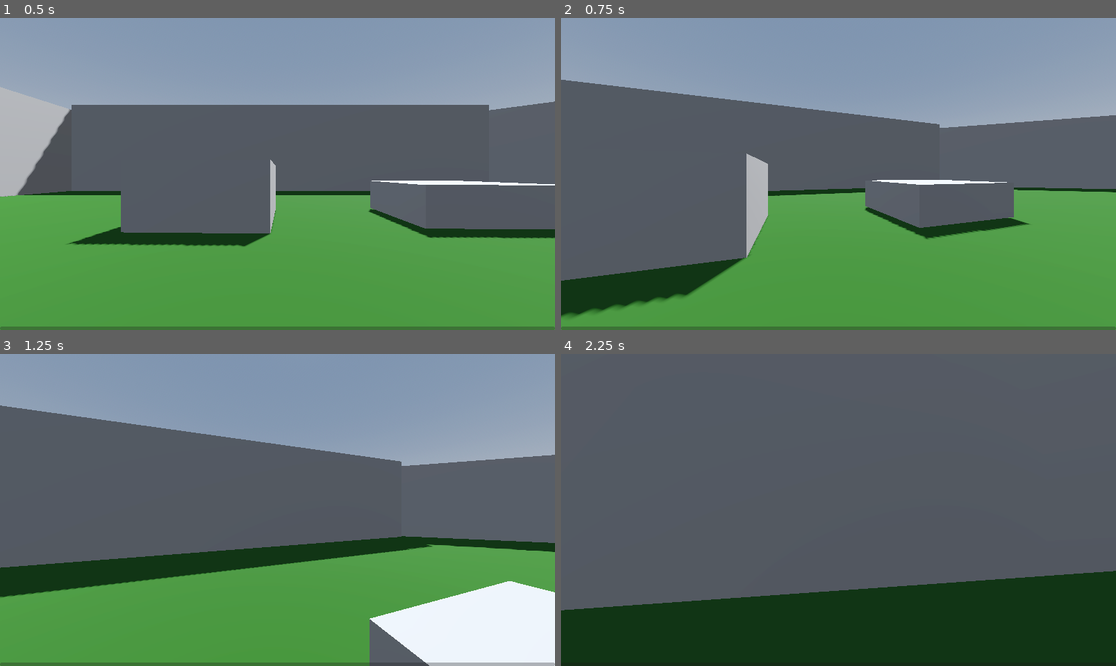
Above: before the commit, frames 1-4 (two rows, left to right).
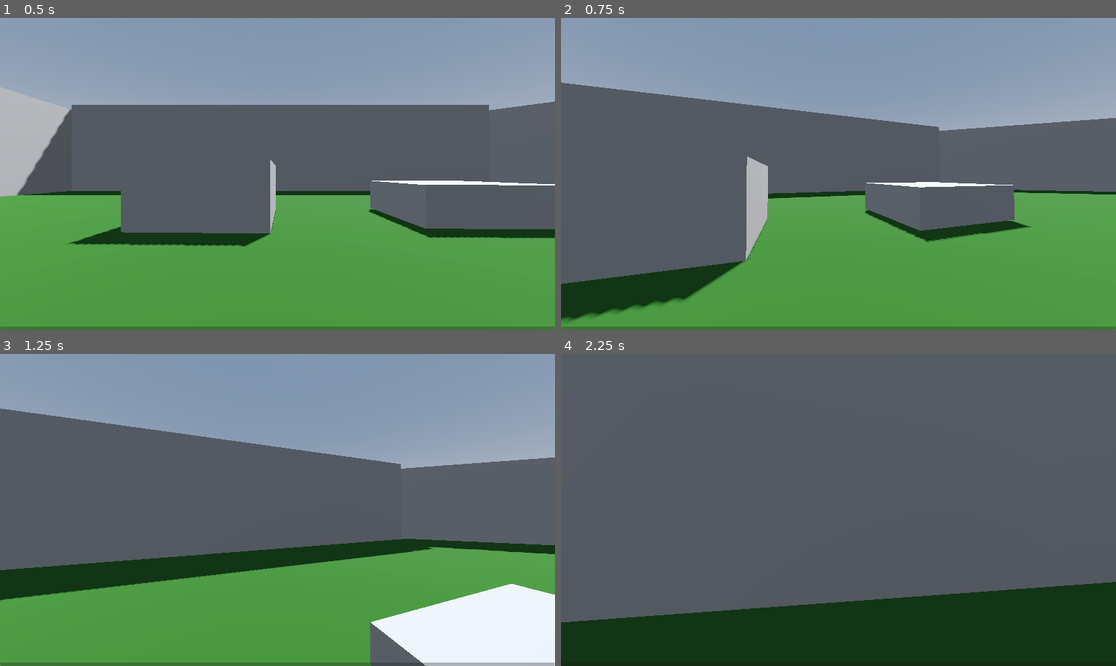
Above: after the commit, the same moments.

Repository: MaxDC503/Gadot-Project
Game: Godot game, scene res://world.tscn
Same seed, same stepped clock (60 frames per second), same inputs: the game is played once before the commit and once after it.
Inputs (mouse positions are in pixels of both pictures, inside the frame that each line leads up to):
- Up to frame 1 (0.5 s): no input
- Up to frame 2 (0.75 s): move the mouse to (866, 174) at 0.52 s; hold W (up) from 0.53 s (still down); hold Shift (sprint) from 0.53 s (still down)
- Up to frame 3 (1.25 s): keep holding W (up); keep holding Shift (sprint); tap Space (jump) at 0.77 s
- Up to frame 4 (2.25 s): keep holding W (up); move the mouse to (810, 510) at 1.27 s; release Shift (sprint) at 1.28 s; tap Shift (sprint) at 1.35 s; tap Space (jump) at 1.52 s; move the mouse to (849, 503) at 2.02 s; hold Shift (sprint) from 2.03 s (still down)

Frame 1 is identical in both runs. In frame 2, 3.5% of the frame differs, in the area x 0-100%, y 19-98%; in frame 3, 3.1%; in frame 4, 3.7%, in the area x 0-100%, y 69-86%.

Commit message:
nearly fully functional wall running with camera tilt. Yet to reset the camera rotation correctly after getting off wall

Diff:
--- a/character_body_3d.gd
+++ b/character_body_3d.gd
@@ -108,18 +108,26 @@
 	elif not isWallRunning:
 		lastWallNormal = currentWallNormal
 
+	var camRotation = camera.rotation
+
 	if is_on_wall_only() and not lastWallNormal == get_wall_normal() and horizontalSpeed > WALK_SPEED + 0.5:
 		isWallRunning = true
 		currentWallNormal = get_wall_normal()
 		var temp = currentWallNormal.cross(kVec)
-		camera.global_rotation = currentWallNormal.rotated(temp, deg_to_rad(-45))
+		var leftOrRightVector = direction.cross(currentWallNormal)
+		if leftOrRightVector.y > 0:
+			print("Right")
+			camera.rotation.z = lerp(camera.rotation.z, kVec.rotated(temp, PI/6).z / 2, 0.25)
+		else:
+			print("Left")
+			camera.rotation.z = lerp(camera.rotation.z, -kVec.rotated(temp, PI/6).z / 2, 0.25)
 
 		if velocity.y > 0.0:
 			velocity.y = lerp(velocity.y, 0.0, 0.01)
 		else:
 			velocity.y = 0.0
 	else:
-		camera.rotation = Vector3(0, 0, 0)
+		camera.rotation = lerp(camera.rotation, camRotation, 0.025)
 		isWallRunning = false
 
 	t_bob += delta * velocity.length() * float(is_on_floor() or isWallRunning)
